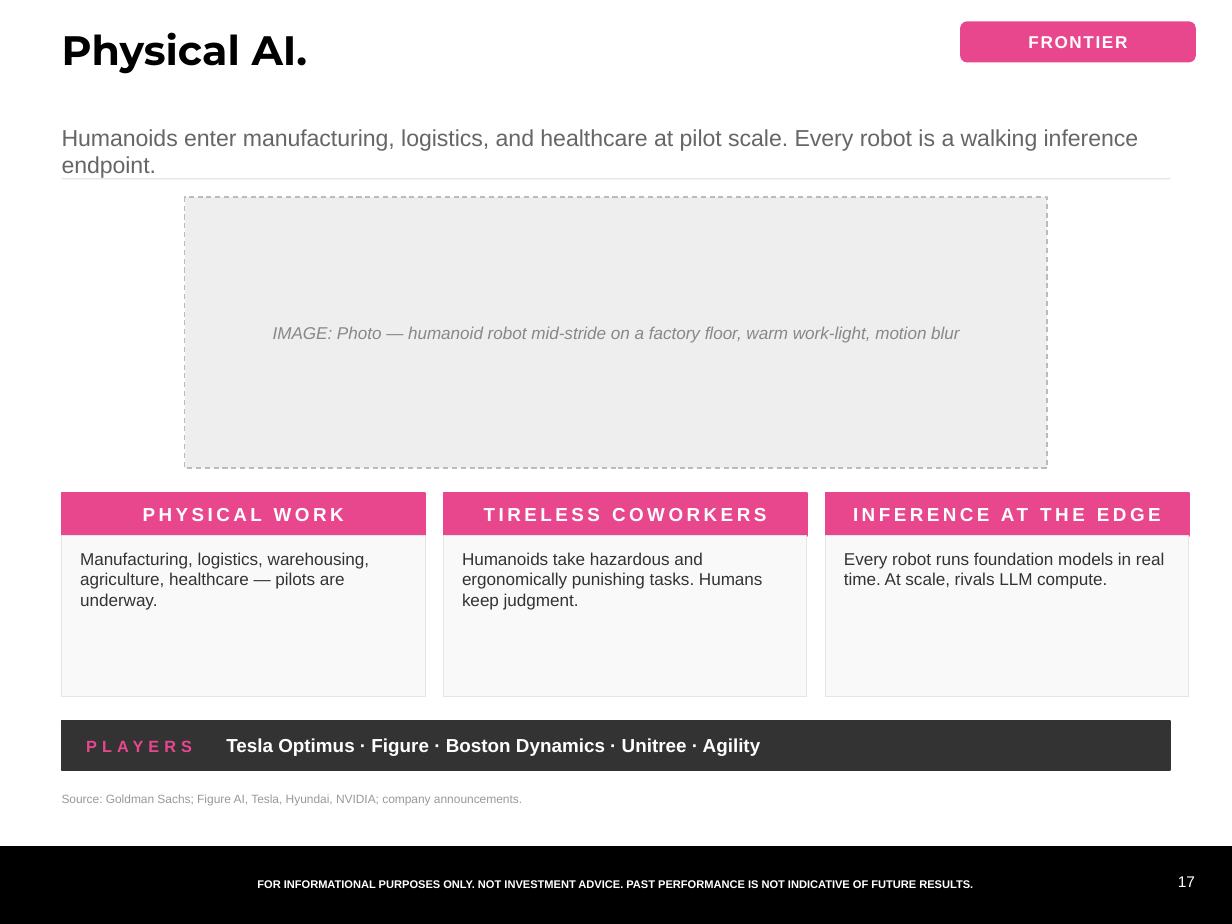
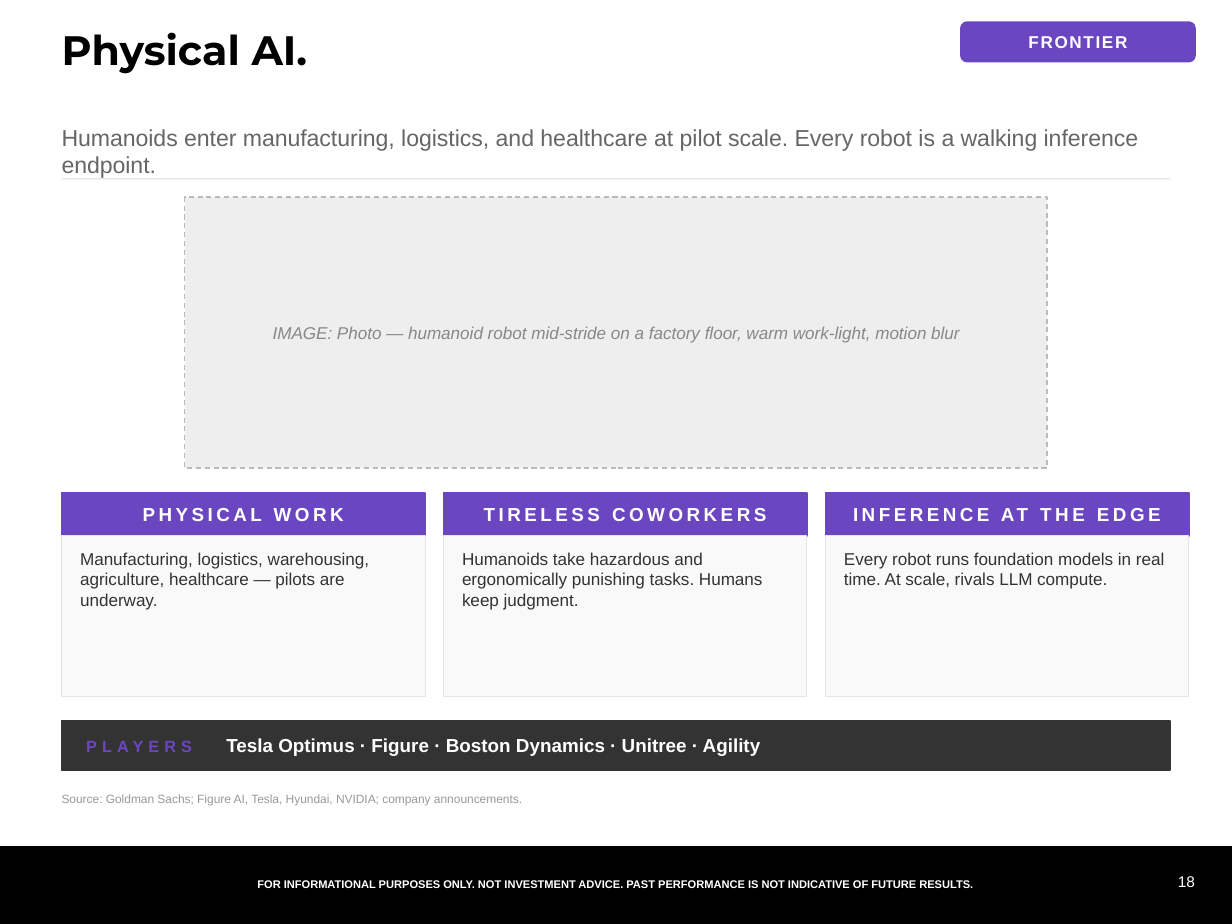
Before and after one commit to samuelcmcclellan-cell/ai-markets-deck, a slide deck: slide 18 of ai-markets-deck.pptx (slide 17 before the commit). Drawn at 1232x924 pixels with LibreOffice and Linux fonts; fonts in the diff are those of the drawing. Boxes give left, top, right and bottom in pixels: in the first picture for what was removed or moved away, otherwise in the second. Text is boxed around its words. In the diff, an @@ line names an element or a change of style, - is before the commit and + after.

```diff
--- a/ai-markets-deck.pptx
+++ b/ai-markets-deck.pptx
@@ fill #E8478D to #6B46C1; outline #E8478D 1 pt to #6B46C1 1 pt in 4 elements at (961,22,1195,62), (62,493,425,536), (444,493,807,536), (825,493,1189,536) @@
@@ text "PLAYERS Tesla Optimus · Figure ..." at (226,738,761,756): text colour #E8478D to #6B46C1 in "PLAYERS" @@
@@ text at (1178,876,1195,887): text changed @@
-17
+18
```
Also in this commit, not shown: 16 other slides changed, 2 slides added, 1 slide removed, 22 other files.
